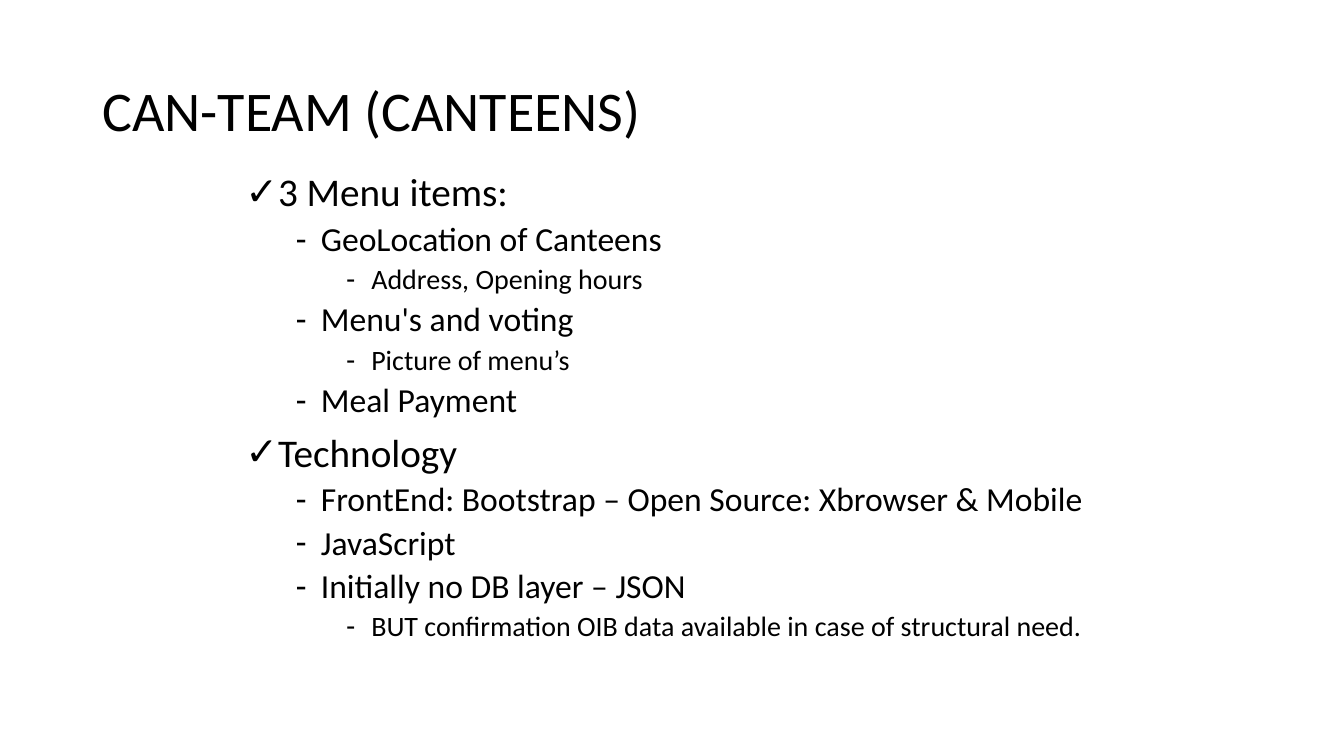
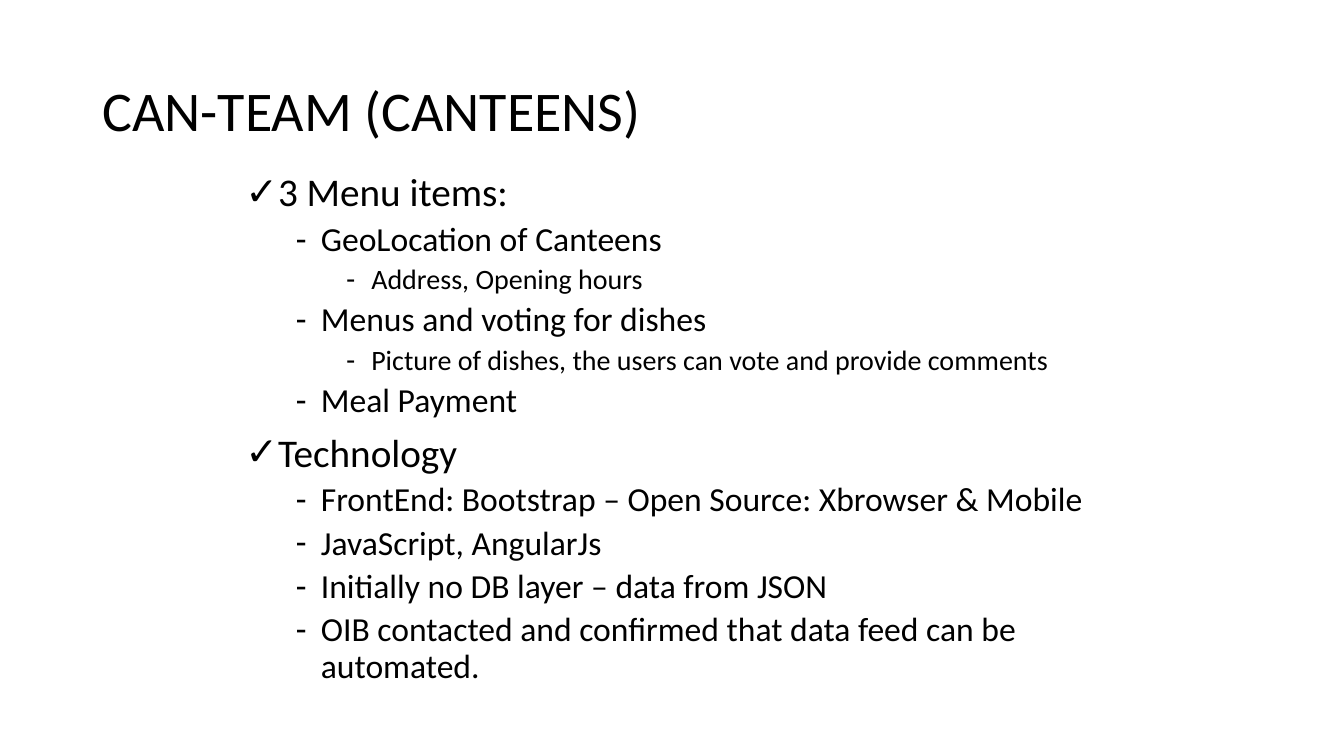
Before and after one commit to orbanz/Hackathon, a slide deck: slide 1 of Hackathlon Canteens.pptx. Drawn at 1344x756 pixels with LibreOffice and Linux fonts; fonts in the diff are those of the drawing. Boxes give left, top, right and bottom in pixels: in the first picture for what was removed or moved away, otherwise in the second. Text is boxed around its words. In the diff, an @@ line names an element or a change of style, - is before the commit and + after.

Commit message:
changes on the first page

```diff
--- a/Hackathlon Canteens.pptx
+++ b/Hackathlon Canteens.pptx
@@ text at box(321, 307, 1048, 375): text changed; size 24 to 20 pt @@
-  – Menu's and voting
-    – Picture of menu’s
+  – Menus and voting for dishes
+    – Picture of dishes, the users can vote and provide comments
@@ text at box(321, 531, 1015, 679): text changed; size 20 to 24 pt @@
-  – JavaScript
-  – Initially no DB layer – JSON
-    – BUT confirmation OIB data available in case of structural need.
+  – JavaScript, AngularJs
+  – Initially no DB layer – data from JSON
+  – OIB contacted and confirmed that data feed can be automated.
```
